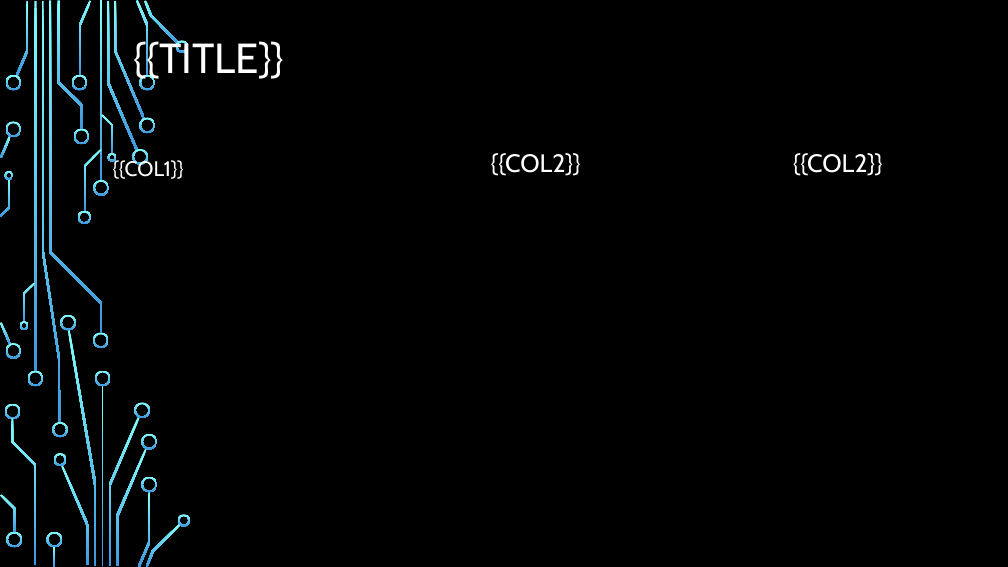
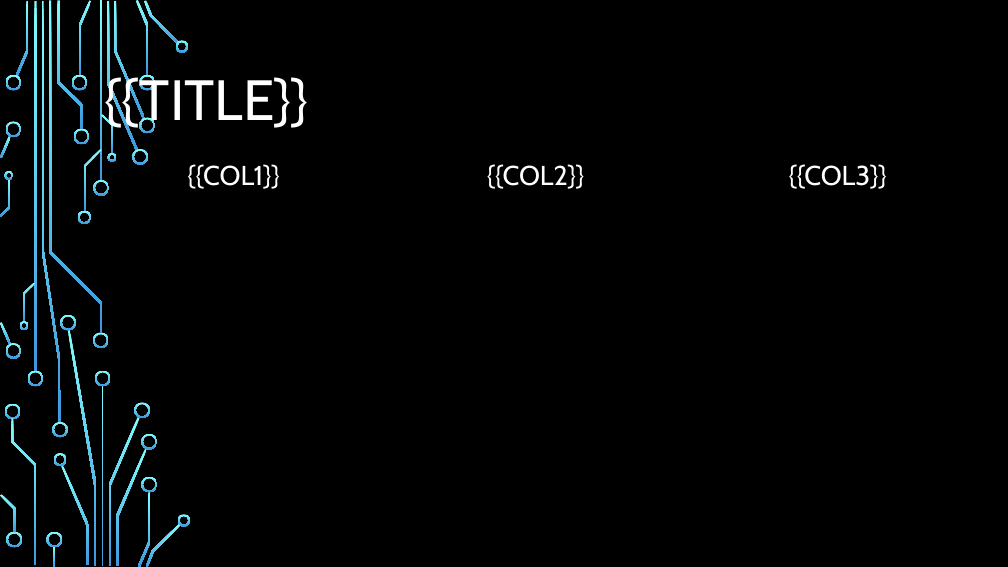
Before and after one commit to GP-SmartDoc/Smart-Doc, a slide deck: slide 3 of layouts.pptx. Drawn at 1008x567 pixels with LibreOffice and Linux fonts; fonts in the diff are those of the drawing; background and template pictures are left out. Boxes give left, top, right and bottom in pixels: in the first picture for what was removed or moved away, otherwise in the second. Text is boxed around its words. In the diff, an @@ line names an element or a change of style, - is before the commit and + after.

```diff
--- a/layouts.pptx
+++ b/layouts.pptx
@@ text "{{TITLE}}" moved from (x1=134, y1=38, x2=285, y2=83) to (x1=105, y1=71, x2=309, y2=132) @@
@@ text "{{TITLE}}" at (x1=105, y1=71, x2=309, y2=132): size 40 to 54 pt @@
@@ text "{{COL1}}" moved from (x1=113, y1=158, x2=184, y2=179) to (x1=187, y1=164, x2=279, y2=189) @@
@@ text "{{COL1}}" at (x1=187, y1=164, x2=279, y2=189): size 20 to 26 pt; alignment left to centre; line spacing 1.2 to 0.9 @@
@@ text "{{COL2}}" moved from (x1=491, y1=153, x2=581, y2=176) to (x1=487, y1=164, x2=584, y2=189) @@
@@ text "{{COL2}}" at (x1=487, y1=164, x2=584, y2=189): size 24 to 26 pt @@
@@ text at (x1=789, y1=164, x2=887, y2=189): text changed; size 24 to 26 pt @@
-{{COL2}}
+{{COL3}}
```
Also in this commit, not shown: 4 other slides changed, 3 other files.
